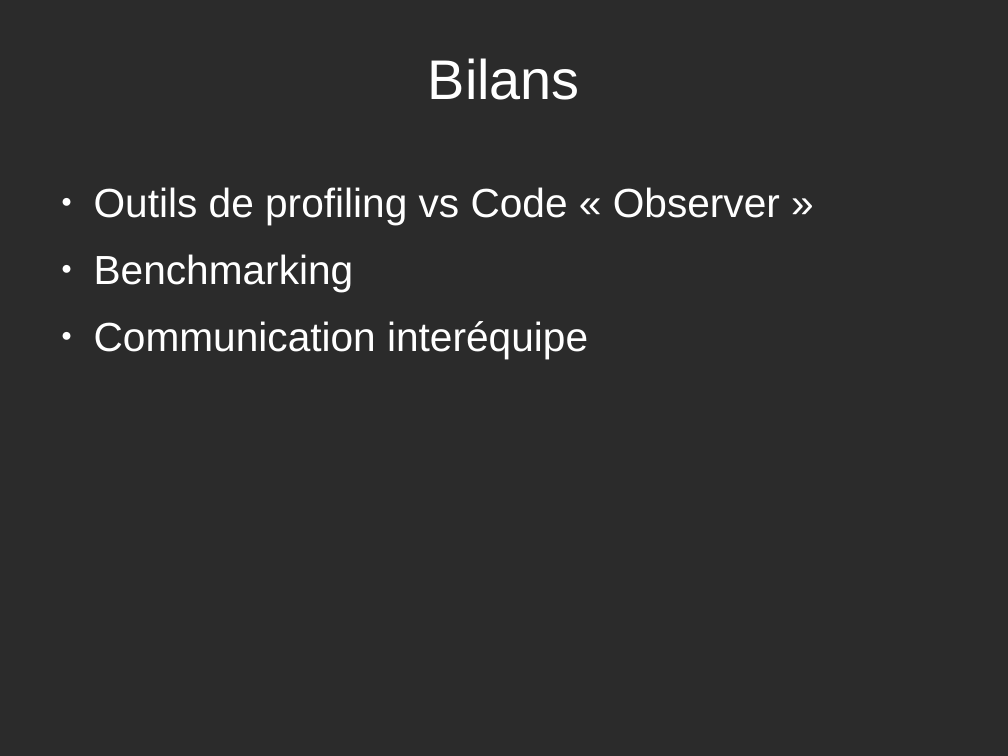
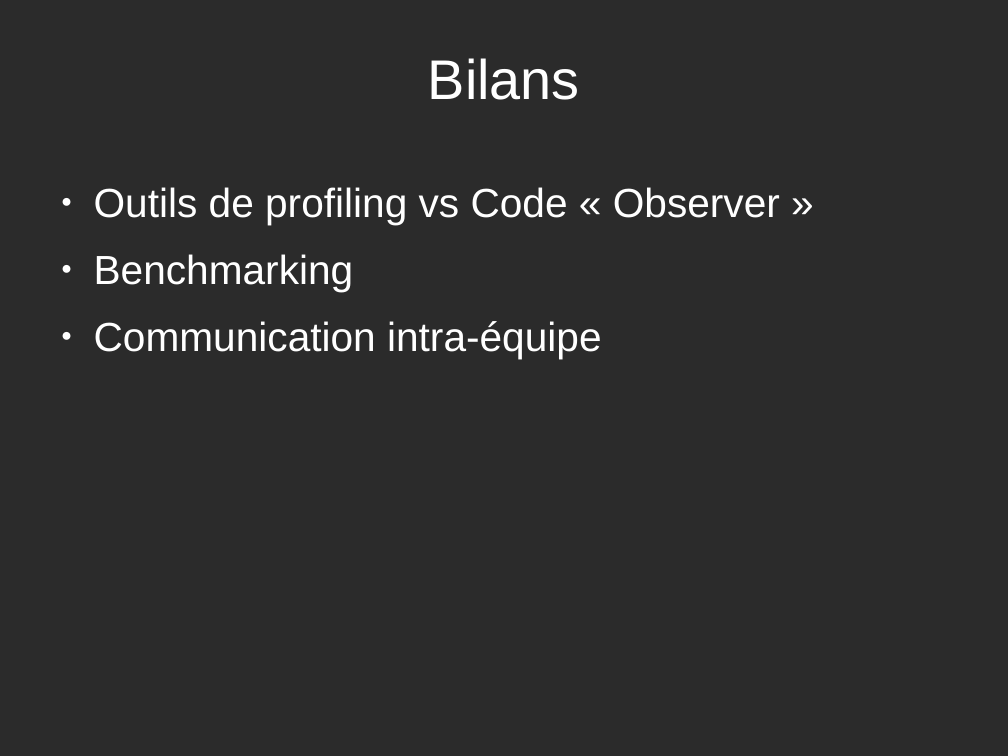
Before and after one commit to AdrieanKhisbe/asHuffman, a slide deck: slide 6 of rapport/soutenanceASH.odp. Drawn at 1008x756 pixels with LibreOffice and Linux fonts; fonts in the diff are those of the drawing; background and template pictures are left out; a plain dark background stands for a picture behind light text. Boxes give left, top, right and bottom in pixels: in the first picture for what was removed or moved away, otherwise in the second. Text is boxed around its words. In the diff, an @@ line names an element or a change of style, - is before the commit and + after.

```diff
--- a/rapport/soutenanceASH.odp
+++ b/rapport/soutenanceASH.odp
@@ text at bbox=[94, 321, 602, 358]: text changed @@
-● Communication interéquipe
+● Communication intra-équipe
```
Also in this commit, not shown: 3 other files.
